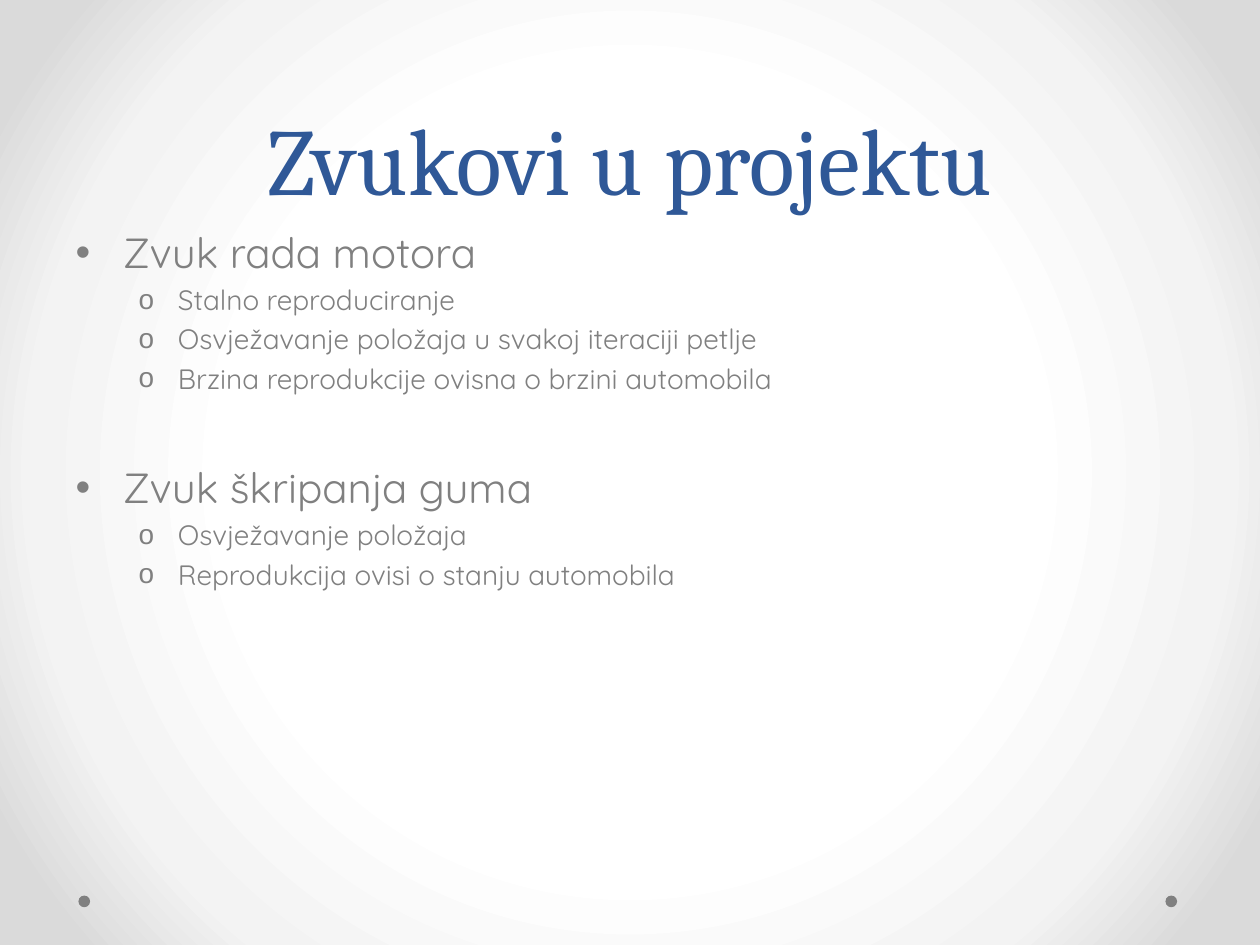
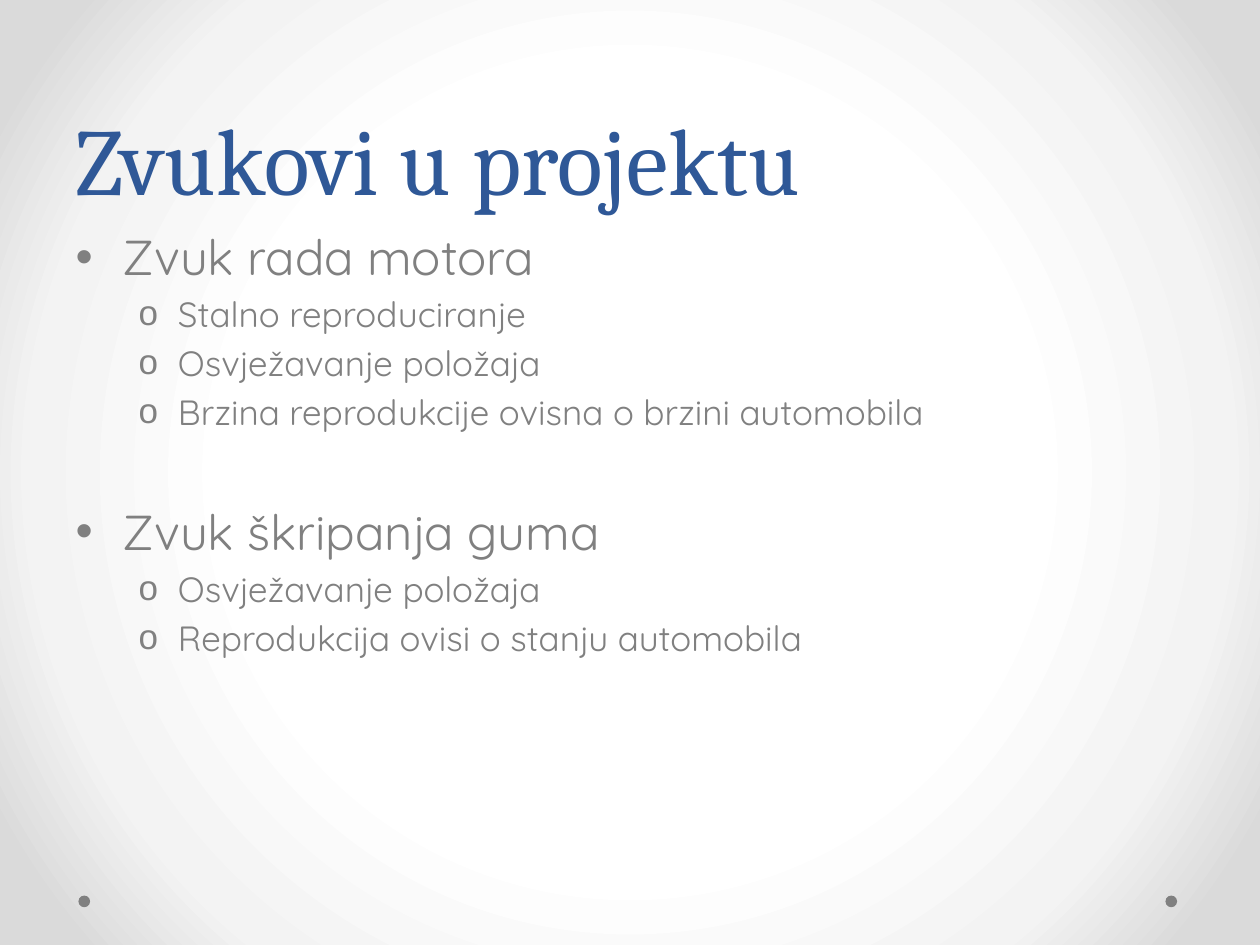
Before and after one commit to Bojanovski/IG-Project, a slide deck: slide 26 of Dokumentacija/Prezentacija.pptx (slide 13 before the commit). Drawn at 1260x945 pixels with LibreOffice and Linux fonts; fonts in the diff are those of the drawing. Boxes give left, top, right and bottom in pixels: in the first picture for what was removed or moved away, otherwise in the second. Text is boxed around its words. In the diff, an @@ line names an element or a change of style, - is before the commit and + after.

```diff
--- a/Dokumentacija/Prezentacija.pptx
+++ b/Dokumentacija/Prezentacija.pptx
@@ title "Zvukovi u projektu" at (76, 129, 800, 215): alignment centre to left @@
@@ text at (123, 239, 924, 658): size 24 to 28 pt in "Zvuk rada motora", "Zvuk škripanja guma"; size 16 to 20 pt in "Stalno reproduciranje", "Brzina reprodukcije ovisna o brzini automobila", "Osvježavanje položaja", "Reprodukcija ovisi o stanju automobila" @@
@@ text at (178, 350, 541, 383): text changed; size 16 to 20 pt @@
-  o Osvježavanje položaja u svakoj iteraciji petlje
+  o Osvježavanje položaja
```
Also in this commit, not shown: 9 other slides changed, 14 slides added.
